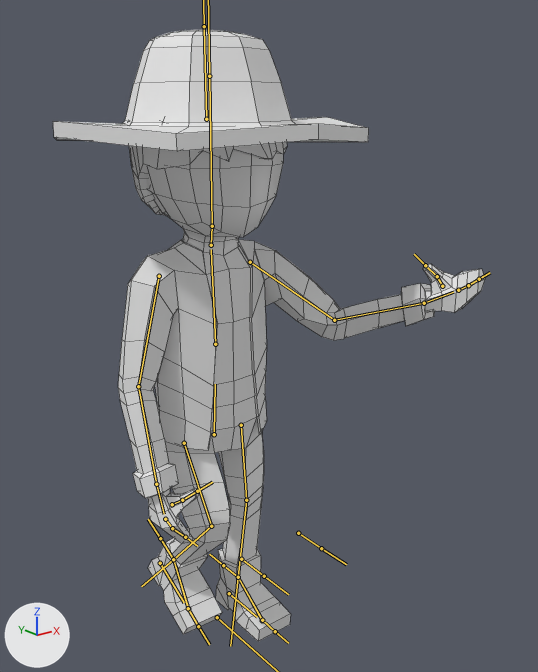
The FBX model OutofLight/Assets/Graphics/PlayerCharacter/Dave med lykta.fbx, before and after one commit.
One viewpoint serves both versions: a 50 mm lens placed at (-0.974, -1.46, 1.366), pointed at (0.09, -0.13, 0.834). The lights are fixed; the arrows at lower left show +X, +Y and +Z. Both versions are drawn at frame 1 of the action 'Armature|Walk'; the numbers are the values there. The bones that bend it are drawn over the model as lines. Mesh edges are drawn as thin lines.

Objects in the first picture: 'Character'.
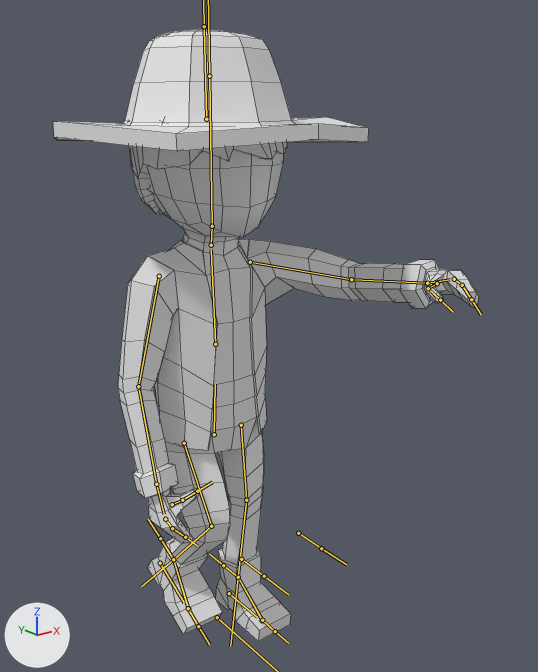
Boxes [x1, y1, x2, y2] around the edits, measured in the pictures (538 x 672 px):
'Character', posed: before [53, 30, 485, 641]; after [53, 30, 479, 641]
bone 'Upper Arm.L', root to tip: before (250, 262) to (334, 320); after (250, 262) to (351, 279)
bone 'Lower Arm.L', root to tip: before (334, 320) to (424, 303); after (351, 279) to (427, 283)
bone 'Thumb02.L', root to tip: before (437, 276) to (425, 265); after (428, 288) to (440, 300)

The change in detail:
Bone 'Upper Arm.L' (bone_upper_arm_l) turns from (-5, -20, -53) to (20, 24, -55) degrees about its own x, y and z.
Bone 'Lower Arm.L' (bone_lower_arm_l) turns from (34, -30, -40) to (17, -1, -20) degrees about its own x, y and z.
Bone 'Thumb02.L' (bone_thumb02_l) turns from (0, 0, 0) to (-91, 0, 60) degrees about its own x, y and z.
